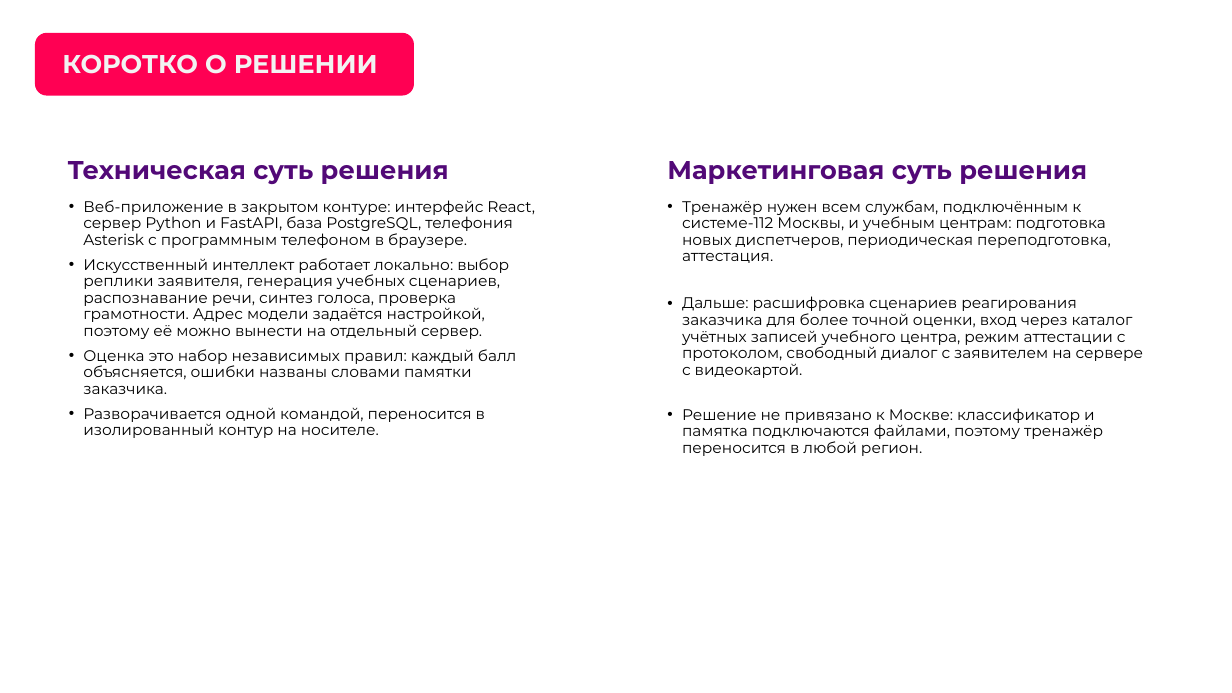
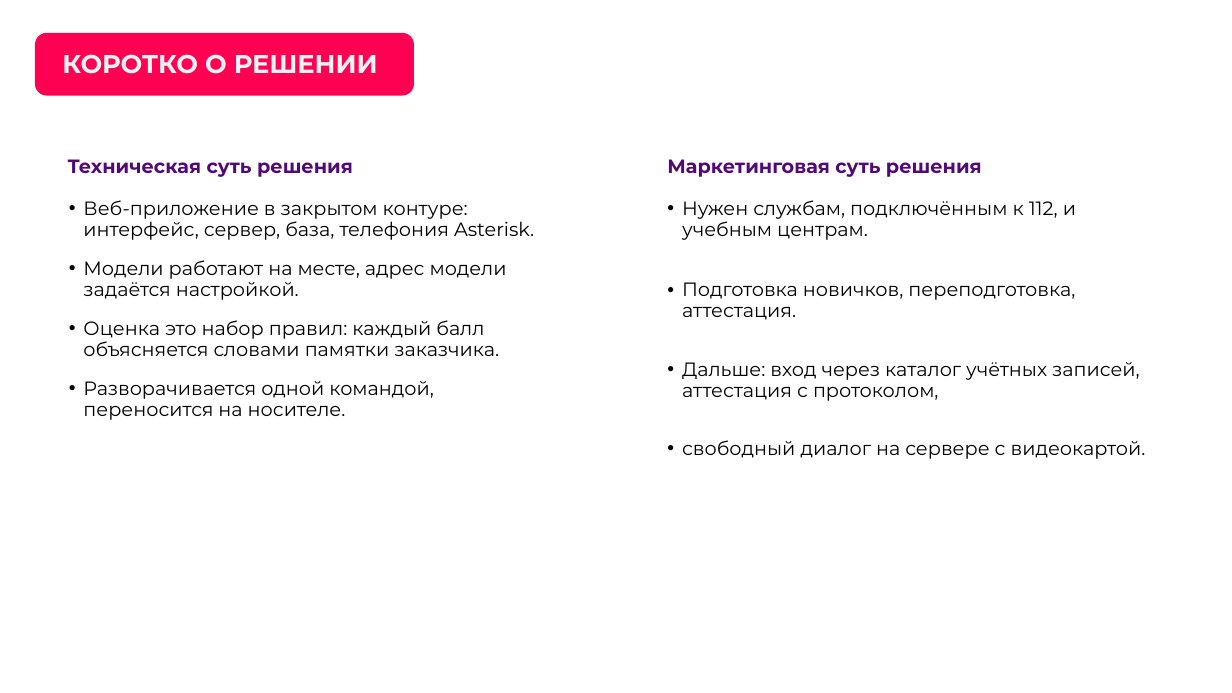
Before and after one commit to Vadik145-beep/lct-112-simulator, a slide deck: slide 5 of docs/presentation/ЛЦТ2026_Ультратех_задача9.pptx. Drawn at 1232x693 pixels with LibreOffice and Linux fonts; fonts in the diff are those of the drawing; background and template pictures are left out. Boxes give left, top, right and bottom in pixels: in the first picture for what was removed or moved away, otherwise in the second. Text is boxed around its words. In the diff, an @@ line names an element or a change of style, - is before the commit and + after.

```diff
--- a/docs/presentation/ЛЦТ2026_Ультратех_задача9.pptx
+++ b/docs/presentation/ЛЦТ2026_Ультратех_задача9.pptx
@@ text "Техническая суть решения" at bbox=[68, 159, 353, 177]: size 20 to 15 pt; more space between paragraphs @@
@@ text "Маркетинговая суть решения" at bbox=[667, 159, 982, 177]: size 20 to 15 pt; more space between paragraphs @@
@@ text at bbox=[83, 200, 534, 420]: text changed; size 12 to 15 pt @@
-• Веб-приложение в закрытом контуре: интерфейс React, сервер Python и FastAPI, база PostgreSQL, телефония Asterisk с программным телефоном в браузере.
-• Искусственный интеллект работает локально: выбор реплики заявителя, генерация учебных сценариев, распознавание речи, синтез голоса, проверка грамотности. Адрес модели задаётся настройкой, поэтому её можно вынести на отдельный сервер.
-• Оценка это набор независимых правил: каждый балл объясняется, ошибки названы словами памятки заказчика.
-• Разворачивается одной командой, переносится в изолированный контур на носителе.
+• Веб-приложение в закрытом контуре: интерфейс, сервер, база, телефония Asterisk.
+• Модели работают на месте, адрес модели задаётся настройкой.
+• Оценка это набор правил: каждый балл объясняется словами памятки заказчика.
+• Разворачивается одной командой, переносится на носителе.
@@ text at bbox=[682, 200, 1146, 459]: text changed; size 12 to 15 pt @@
-• Тренажёр нужен всем службам, подключённым к системе-112 Москвы, и учебным центрам: подготовка новых диспетчеров, периодическая переподготовка, аттестация.
-• Дальше: расшифровка сценариев реагирования заказчика для более точной оценки, вход через каталог учётных записей учебного центра, режим аттестации с протоколом, свободный диалог с заявителем на сервере с видеокартой.
-• Решение не привязано к Москве: классификатор и памятка подключаются файлами, поэтому тренажёр переносится в любой регион.
+• Нужен службам, подключённым к 112, и учебным центрам.
+• Подготовка новичков, переподготовка, аттестация.
+• Дальше: вход через каталог учётных записей, аттестация с протоколом,
+• свободный диалог на сервере с видеокартой.
```
Also in this commit, not shown: 9 other slides changed, 1 other file.
